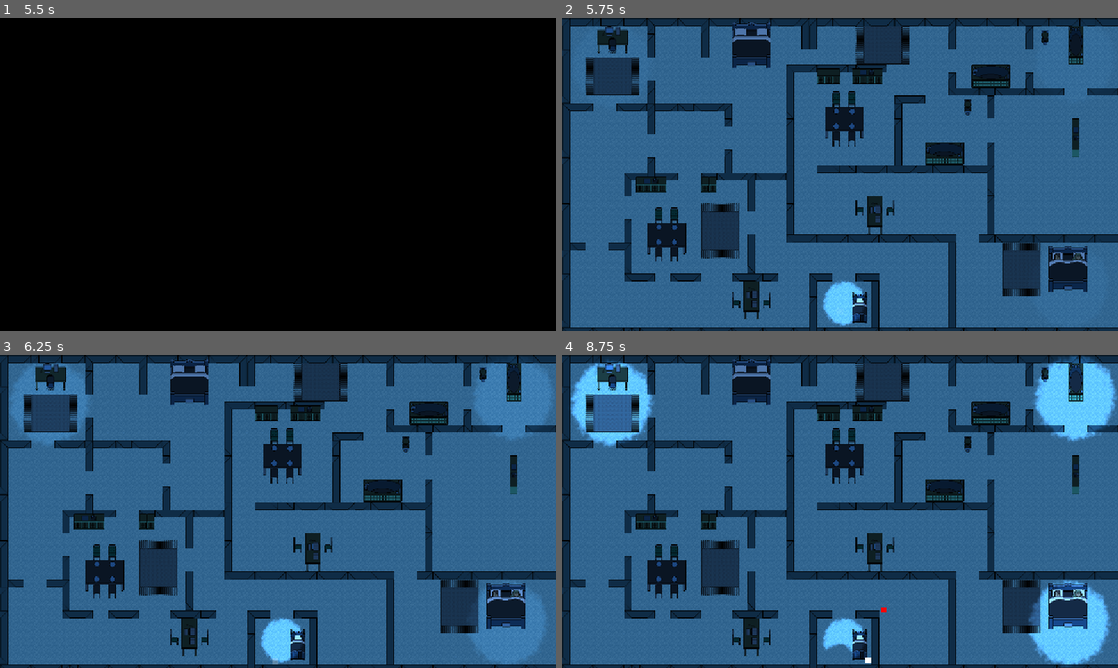
Above: before the commit, frames 1-4 (two rows, left to right).
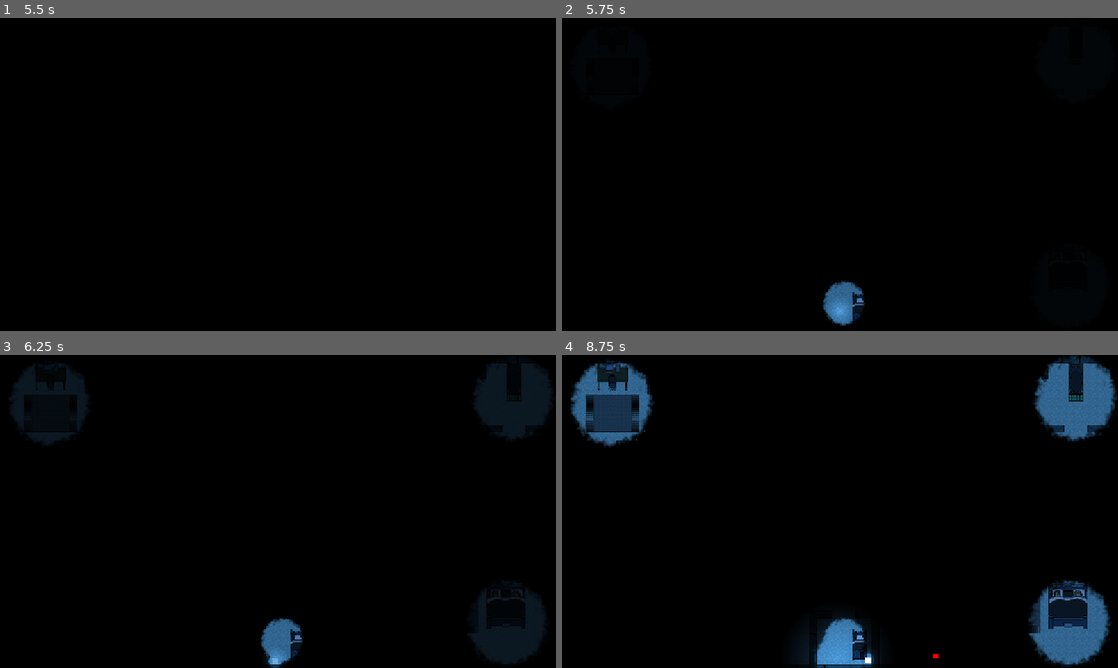
Above: after the commit, the same moments.

Repository: Kybol/LudumDare57
Game: Godot game, scene res://src/game/screens/ui/menus/MainMenu.tscn
Same seed, same stepped clock (60 frames per second), same inputs: the game is played once before the commit and once after it.
Inputs:
- Up to frame 1 (5.5 s): click "Play" at 0.5 s; tap Enter at 1.25, 2.75, 5 s; hold Right (ui_right) 1.28-2.03 s; tap Space at 2, 3.5 s; hold Down (ui_down) 2.03-2.78 s; hold Right (ui_right) 2.78-3.53 s; hold Up (ui_up) 3.53-4.28 s; hold Left (ui_left) from 4.28 s (still down)
- Up to frame 2 (5.75 s): keep holding Left (ui_left)
- Up to frame 3 (6.25 s): release Left (ui_left) at 5.78 s; hold Down (ui_down) from 5.78 s (still down)
- Up to frame 4 (8.75 s): tap Space at 6.5 s; release Down (ui_down) at 6.53 s; hold Right (ui_right) 6.53-7.28 s; hold Up (ui_up) 7.28-8.03 s; hold Right (ui_right) from 8.03 s (still down)

Frame 1 is identical in both runs. In frame 2, 97% of the frame differs, in the area x 0-100%, y 0-100%; in frame 3, 97%; in frame 4, 96%.

Commit message:
change light range + coold down on monster

Diff:
--- a/src/game/agents/BaseAgent.tscn
+++ b/src/game/agents/BaseAgent.tscn
@@ -1,9 +1,10 @@
 [gd_scene load_steps=3 format=3 uid="uid://buqiyp5gpy1ot"]
 
 [sub_resource type="CircleShape2D" id="CircleShape2D_f6s1w"]
+radius = 6.0
 
 [sub_resource type="CircleShape2D" id="CircleShape2D_pfvx8"]
-radius = 20.0998
+radius = 11.0
 
 [node name="BaseAgent" type="CharacterBody2D"]
 
--- a/src/game/agents/Monster.tscn
+++ b/src/game/agents/Monster.tscn
@@ -1,7 +1,10 @@
-[gd_scene load_steps=3 format=3 uid="uid://cum4n7ahu8bnp"]
+[gd_scene load_steps=4 format=3 uid="uid://cum4n7ahu8bnp"]
 
 [ext_resource type="PackedScene" uid="uid://buqiyp5gpy1ot" path="res://src/game/agents/BaseAgent.tscn" id="1_wywik"]
 [ext_resource type="Script" uid="uid://df05mqw81adv3" path="res://src/game/agents/monster.gd" id="2_147ji"]
+
+[sub_resource type="CircleShape2D" id="CircleShape2D_147ji"]
+radius = 5.0
 
 [node name="Monster" groups=["monster"] instance=ExtResource("1_wywik")]
 collision_layer = 2
@@ -25,6 +28,9 @@
 size_flags_vertical = 4
 color = Color(1, 0, 0, 1)
 
+[node name="Hitbox" parent="." index="1"]
+shape = SubResource("CircleShape2D_147ji")
+
 [node name="NavigationAgent2D" type="NavigationAgent2D" parent="." index="3"]
 
 [node name="FadeOutTimer" type="Timer" parent="." index="4"]
--- a/src/game/agents/Player.tscn
+++ b/src/game/agents/Player.tscn
@@ -1,13 +1,23 @@
-[gd_scene load_steps=5 format=3 uid="uid://dvqdli2c73w7p"]
+[gd_scene load_steps=8 format=3 uid="uid://dvqdli2c73w7p"]
 
 [ext_resource type="PackedScene" uid="uid://buqiyp5gpy1ot" path="res://src/game/agents/BaseAgent.tscn" id="1_x4eja"]
 [ext_resource type="Script" uid="uid://ccpufd1x3d5ax" path="res://src/game/agents/player.gd" id="2_knmqp"]
+[ext_resource type="PackedScene" uid="uid://d332hxcn8oksc" path="res://src/game/props/revealers/Revealer.tscn" id="3_vtlw8"]
 
 [sub_resource type="CircleShape2D" id="CircleShape2D_vtlw8"]
 radius = 7.0
 
 [sub_resource type="CircleShape2D" id="CircleShape2D_knmqp"]
 radius = 12.1655
+
+[sub_resource type="Gradient" id="Gradient_vtlw8"]
+colors = PackedColorArray(1, 1, 1, 1, 0, 0, 0, 1)
+
+[sub_resource type="GradientTexture2D" id="GradientTexture2D_navth"]
+gradient = SubResource("Gradient_vtlw8")
+fill = 1
+fill_from = Vector2(0.513761, 0.5)
+fill_to = Vector2(0.876147, 0.192661)
 
 [node name="Player" groups=["player"] instance=ExtResource("1_x4eja")]
 script = ExtResource("2_knmqp")
@@ -31,4 +41,13 @@
 [node name="CollisionShape2D" parent="DetectionArea" index="0"]
 shape = SubResource("CircleShape2D_knmqp")
 
+[node name="Light" parent="." index="3" instance=ExtResource("3_vtlw8")]
+texture_scale = 0.3
+can_die = false
+show_ambient_light = false
+
+[node name="PointLight2D" type="PointLight2D" parent="." index="4"]
+energy = 0.5
+texture = SubResource("GradientTexture2D_navth")
+
 [connection signal="area_entered" from="DetectionArea" to="." method="_on_detection_area_area_entered"]
--- a/src/game/agents/monster.gd
+++ b/src/game/agents/monster.gd
@@ -3,6 +3,8 @@
 @export_range(0.0, 1000.0, 1.0) var min_speed: float = 50.0
 @export_range(0.0, 1000.0, 1.0) var max_speed: float = 700.0
 @export_range(0.0, 1000.0, 1.0) var speed: float = min_speed
+@export_range(0.0, 1000.0, 1.0) var waiting_timer: float = 5.0
+@export var is_waiting: bool = true
 @export var target: CharacterBody2D:
 	set(new_target):
 		target = new_target
@@ -16,6 +18,14 @@
 
 func _ready() -> void:
 	self.modulate.a = 0.0
+
+	if is_waiting:
+		set_physics_process(false)
+		await get_tree().create_timer(waiting_timer).timeout
+
+		set_physics_process(true)
+	speed = min_speed
+	follow_noise(Globals.player)
 
 
 func _physics_process(_delta: float) -> void:
--- a/src/game/agents/player.gd
+++ b/src/game/agents/player.gd
@@ -25,7 +25,9 @@
 
 	revealer.global_position = global_position
 	revealer.activate()
-	Globals.monster.fade_in()
+
+	if is_instance_valid(Globals.monster):
+		Globals.monster.fade_in()
 
 
 func _on_detection_area_area_entered(area: Area2D) -> void:
--- a/src/game/props/revealers/Revealer.tscn
+++ b/src/game/props/revealers/Revealer.tscn
@@ -60,10 +60,27 @@
 [ext_resource type="Texture2D" uid="uid://c5bvurqsvnuh5" path="res://src/assets/props/light/light_dying/Light_Dying47.png" id="58_lmvmf"]
 [ext_resource type="Texture2D" uid="uid://dkdme0srwdrew" path="res://src/assets/props/light/light_dying/Light_Dying48.png" id="59_ugrj2"]
 
+[sub_resource type="Gradient" id="Gradient_2qrwy"]
+offsets = PackedFloat32Array(0, 0.558442)
+colors = PackedColorArray(1, 1, 1, 1, 0, 0, 0, 1)
+
+[sub_resource type="GradientTexture2D" id="GradientTexture2D_ml048"]
+gradient = SubResource("Gradient_2qrwy")
+width = 300
+height = 300
+fill = 1
+fill_from = Vector2(0.490826, 0.481651)
+fill_to = Vector2(0, 1)
+
 [node name="Light" type="PointLight2D"]
 blend_mode = 2
+texture_scale = 1.5
 script = ExtResource("2_p4u50")
 frames_idle = Array[Texture]([ExtResource("2_hy84s"), ExtResource("3_ni3g7"), ExtResource("4_2eojx"), ExtResource("5_alnuq"), ExtResource("6_p7dwd"), ExtResource("7_li5y3"), ExtResource("8_8chf2"), ExtResource("9_iuqrr"), ExtResource("10_3afrt"), ExtResource("11_dxchw")])
 frames_dying = Array[Texture]([ExtResource("12_2qrwy"), ExtResource("13_ml048"), ExtResource("14_y83nt"), ExtResource(" …(1112 unchanged characters)…
 
 [node name="DyingTimer" type="Timer" parent="."]
+
+[node name="PointLight2D" type="PointLight2D" parent="."]
+energy = 0.5
+texture = SubResource("GradientTexture2D_ml048")
--- a/src/game/props/revealers/revealer.gd
+++ b/src/game/props/revealers/revealer.gd
@@ -2,14 +2,31 @@
 
 signal animation_completed
 
+@export var can_die: bool = true
+@export var show_ambient_light: bool = true
 @export var frames_idle: Array[Texture] = []
 @export var frames_dying: Array[Texture] = []
 @export_range(0.0, 10.0) var max_active_time = 1.2
 
 @onready var dying_timer: Timer = $DyingTimer
+@onready var point_light: PointLight2D = $PointLight2D
 
 var is_active: bool = false
 var active_time: float = max_active_time
+
+
+func _ready() -> void:
+	if show_ambient_light:
+		point_light.show()
+	else:
+		point_light.hide()
+
+	if can_die: return
+	is_active = true
+
+	while true:
+		animate_frames()
+		await animation_completed
 
 
 func activate() -> void:
--- a/src/game/screens/game_screens/BaseLevel.tscn
+++ b/src/game/screens/game_screens/BaseLevel.tscn
@@ -26,7 +26,6 @@
 color = Color(0, 0, 0, 1)
 
 [node name="DarkLayer" type="CanvasModulate" parent="."]
-visible = false
 color = Color(0, 0, 0, 1)
 
 [node name="Floor" type="ColorRect" parent="."]
--- a/src/game/screens/game_screens/base_level.gd
+++ b/src/game/screens/game_screens/base_level.gd
@@ -1,6 +1,7 @@
 class_name BaseLevel extends Control
 
 @export var fade_in_elements: Array[Node2D]
+@export var spawn_monster: bool = true
 
 @onready var player_start_marker: Marker2D = $AlwaysVisibleLayer/PlayerStartMarker
 @onready var monster_start_marker: Marker2D = $MonsterStartMarker
@@ -20,20 +21,21 @@
 
 func spawn_agents() -> void:
 	var player: Player = player_scene.instantiate()
-	var monster: Monster = monster_scene.instantiate()
 	always_visible_layer.add_child(player)
-	always_visible_layer.add_child(monster)
 
 	player.global_position = player_start_marker.global_position
-	monster.global_position = monster_start_marker.global_position
-
-	monster.follow_noise(player)
 	player.connect("caught", on_player_caught)
-
-	Globals.monster = monster
 	Globals.player = player
 
 	fade_in_elements.append(player)
+
+	if not spawn_monster: return
+	var monster: Monster = monster_scene.instantiate()
+	always_visible_layer.add_child(monster)
+
+	monster.global_position = monster_start_marker.global_position
+	Globals.monster = monster
+
 
 
 func fade_in_all(fade_in: bool = true, fade_time: float = 3.0) -> void:
Not shown: 1 places in src/game/props/revealers/Revealer.tscn that only renumber resources
